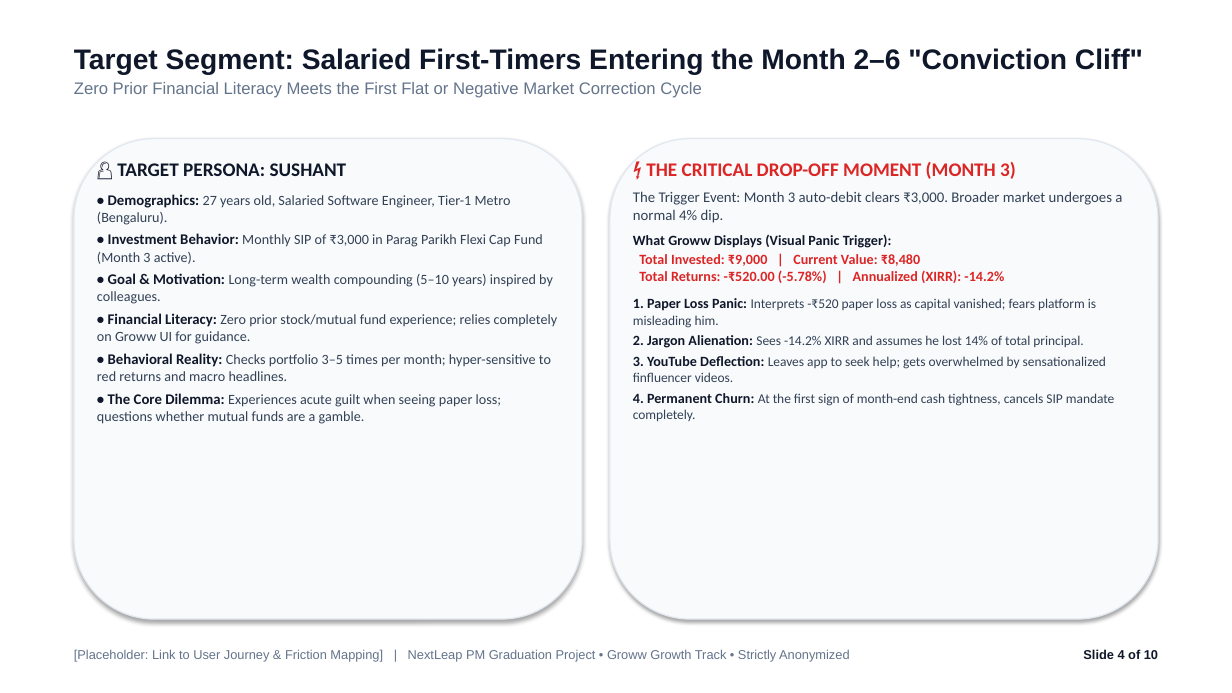
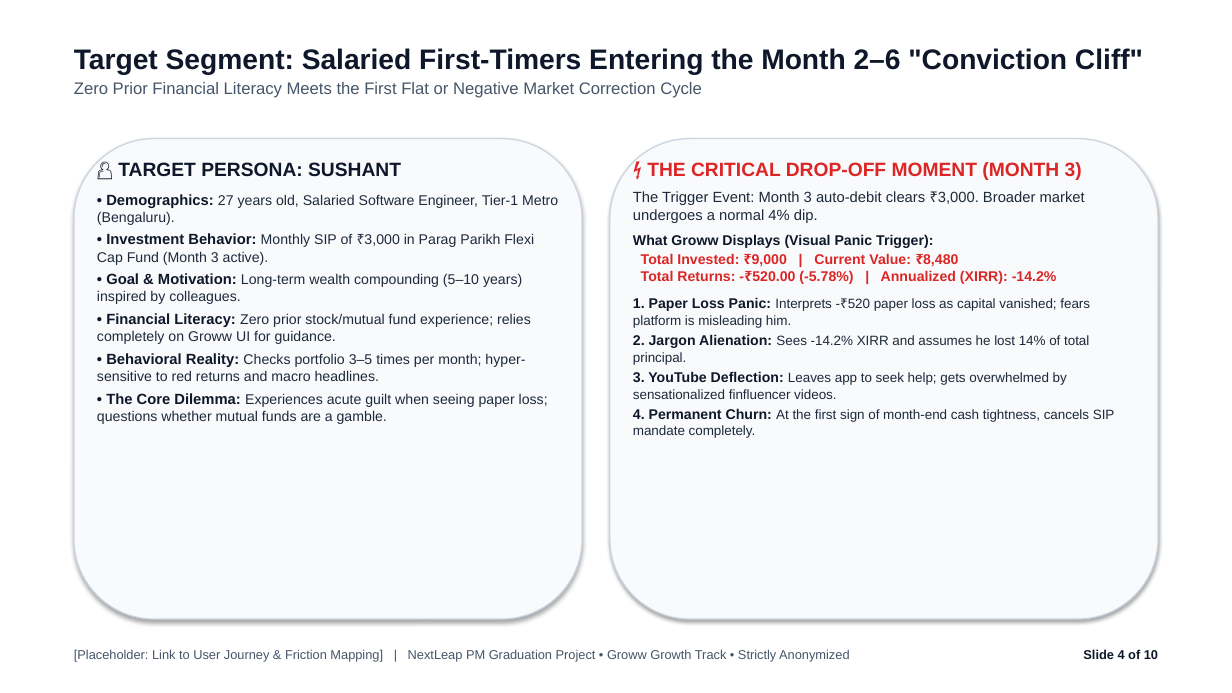
Before and after one commit to emilgeorgefranc95/NL_Grad_Proj_MVP_1, a slide deck: slide 4 of NL_Groww.pptx. Drawn at 1232x693 pixels with LibreOffice and Linux fonts; fonts in the diff are those of the drawing. Boxes give left, top, right and bottom in pixels: in the first picture for what was removed or moved away, otherwise in the second. Text is boxed around its words. In the diff, an @@ line names an element or a change of style, - is before the commit and + after.

```diff
--- a/NL_Groww.pptx
+++ b/NL_Groww.pptx
@@ text at [74,82,702,98]: text colour #64748B to #475569 in "Zero Prior Financial Literacy Meets the First ..." @@
@@ rounded rectangle at [74,139,582,619]: outline #E2E8F0 1 pt to #CBD5E1 1 pt @@
@@ rounded rectangle at [610,139,1158,619]: outline #E2E8F0 1 pt to #CBD5E1 1 pt @@
@@ text "👤 TARGET PERSONA: SUSHANT" at [97,162,558,424]: font Calibri to Arial; text colour #334155 to #1E293B in "27 years old, Salaried Software Engineer, Tier-1 ...", "Monthly SIP of ₹3,000 in Parag Parikh ...", "Long-term wealth compounding (5–10 years) inspired by ...", "Zero prior stock/mutual fund experience; relies completely ..." and 2 more places @@
@@ text "⚡ THE CRITICAL DROP-OFF MOMENT ..." at [633,162,1115,438]: font Calibri to Arial; text colour #334155 to #1E293B in "The Trigger Event: Month 3 auto-debit clears ...", "Interprets -₹520 paper loss as capital vanished; ...", "Sees -14.2% XIRR and assumes he lost ...", "Leaves app to seek help; gets overwhelmed ..." and 1 more places @@
@@ text "[Placeholder: Link to User Journey ..." at [74,649,849,662]: text colour #64748B to #475569 @@
```
Also in this commit, not shown: 8 other slides changed, 1 other file.
